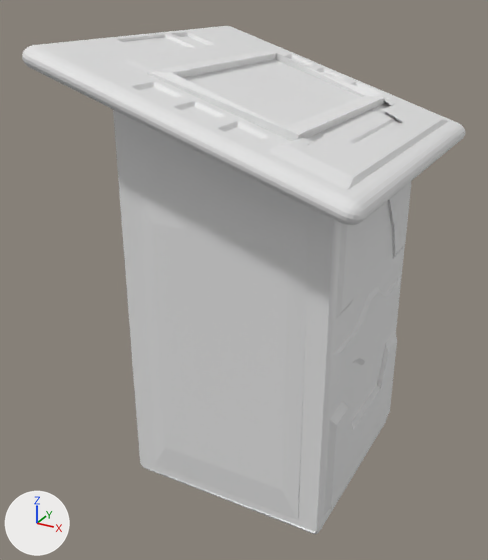
The Blender file Tohet/Assets/Models/CatEater1001ComputerOMG.blend: old version first, new version second.
Camera for both pictures: a camera (50 mm lens) standing at (1.13, -2.3, 1.09) and looking at (-0.09, -0.07, -0.02). The axes (+X, +Y, +Z) are drawn at lower left. The lights are the same throughout.
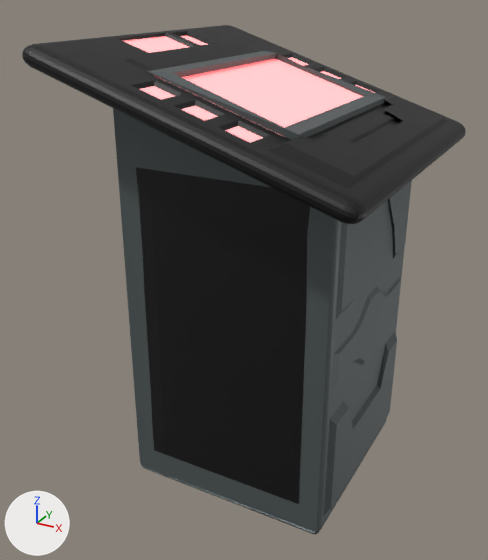
Boxes [x1, y1, x2, y2] around the edits, measured in the pictures (488 x 560 px):
'Cube.002', recoloured (grey to black): [136, 167, 310, 519] in both
'Plane', reshaped, moved: before [22, 26, 465, 225]; after [22, 25, 466, 224]
'Plane.001', added: after [160, 59, 363, 136]
'Cube.001', recoloured (white to grey): [147, 51, 386, 141] in both
'Plane.002', added: after [124, 35, 375, 143]
part 1 of me_cube_001, recoloured: [113, 110, 412, 534] in both
part 2 of me_plane, deleted: before [124, 36, 361, 144]
part 3 of me_plane, recoloured (white to grey): before [22, 26, 465, 225]; after [22, 25, 466, 224]

What changed in the scene script:
```text
Add mat_material_002:
    mat_material_002 = principled_material('Material.002')
    mat_material_002.base_color = (0.0, 0.0, 0.0)  # black #000000
Add mat_material_003:
    mat_material_003 = principled_material('Material.003')
    mat_material_003.base_color = (0.0973, 0.116, 0.119)  # dark grey #586061
    mat_material_003.metallic = 0.303
Add mat_material_001:
    mat_material_001 = principled_material('Material.001')
    mat_material_001.base_color = (0.8, 0.8, 0.8)  # white #e7e7e7
    mat_material_001.emission_color = (1.0, 0.0, 0.0152)  # red #ff0021
    mat_material_001.emission_strength = 1.0
Change me_cube_001:
    used by ob_cube; location = (0.0, 0.0, 0.0); scale = (0.429, 0.429, 0.869)
    remove me_cube_001.from_pydata(...)  # 676 vertices, 646 faces; spans x -1.0..1.05, y -0.99..1.0, z -1.0..0.99
    add me_cube_001.from_pydata(...)  # 676 vertices, 639 faces; spans x -1.0..1.05, y -0.99..1.0, z -1.0..0.99
    me_cube_001 part 1: 639 faces spanning x -1.0..1.05, y -0.99..1.0, z -1.0..0.99 switch from no material to mat_material_003 (dark grey #585f61)
Change me_plane:
    used by ob_plane; location = (0.0, 0.0, 0.734); rotation_euler = (0.0, 0.31, 0.0), in degrees (0, 18, 0); scale = (0.619, 0.665, 0.474)
    remove me_plane.from_pydata(...)  # 1271 vertices, 1354 faces; spans x -1.0..1.0, y -1.0..1.0, z -0.16..0.04
    add me_plane.from_pydata(...)  # 1249 vertices, 1308 faces; spans x -1.0..1.0, y -1.0..1.0, z -0.16..0.04
    me_plane part 2
    22 vertices are removed from x -0.39..0.13, y -0.39..0.39, z 0.0
    46 faces are deleted
    me_plane part 3: 1308 faces spanning x -1.0..1.0, y -1.0..1.0, z -0.16..0.04 switch from no material to mat_material_002 (black #000000)
Change me_cube_002:
    where me_cube_002.from_pydata(...)  # 16 vertices, 14 faces; spans x -1.0..1.39, y -1.0..1.0, z -1.0..1.0
    add me_cube_002.materials.append(mat_material_003)  # dark grey #586061
Change me_cube_003:
    where me_cube_003.from_pydata(...)  # 12 vertices, 10 faces; spans x -1.0..1.0, y -1.0..1.0, z -1.0..1.0
    add me_cube_003.materials.append(mat_material_002)  # black #000000
Add me_plane_002:
    me_plane_002.from_pydata(...)  # 36 vertices, 10 faces; spans x -0.9..0.34, y -0.86..0.86, z -0.03..-0.02
    me_plane_002.materials.append(mat_material_001)  # white #e7e7e7
Add me_plane_001:
    me_plane_001.from_pydata(...)  # 52 vertices, 36 faces; spans x -0.442..0.414, y -0.635..0.635, z 0.0
    me_plane_001.materials.append(mat_material_001)  # white #e7e7e7
Change ob_plane:
    ob_plane.location: (0.0, 0.0, 0.734) -> (0.001, 0.0, 0.738)
Add ob_plane_002:
    ob_plane_002 = bpy.data.objects.new('Plane.002', me_plane_002)
    ob_plane_002.location = (0.001, 0.0, 0.738)
    ob_plane_002.rotation_euler = (0.0, 0.31, 0.0)  # degrees (0, 18, 0)
    ob_plane_002.scale = (0.619, 0.665, 0.474)
Add ob_plane_001:
    ob_plane_001 = bpy.data.objects.new('Plane.001', me_plane_001)
    ob_plane_001.location = (0.001, 0.0, 0.738)
    ob_plane_001.rotation_euler = (0.0, 0.31, 0.0)  # degrees (0, 18, 0)
    ob_plane_001.scale = (0.619, 0.665, 0.474)
```
